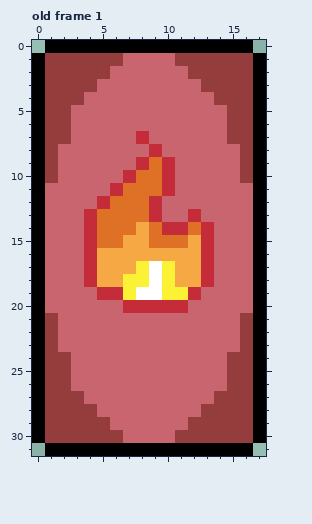
A pixel-art file gets an edit: Graphics/fire_card.aseprite. Above: the version before the commit.
18x32 pixels, 1 frame. Shown: old frame 1. The commit also changed other frames, which this record leaves out.
After the commit:
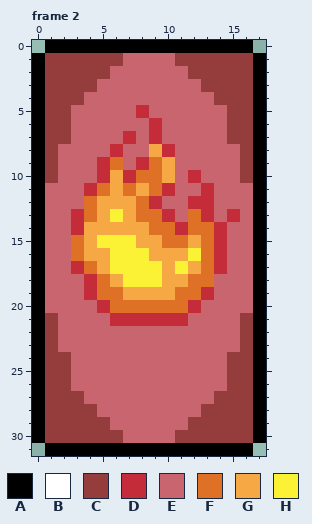
Palette (. is transparent): A #000000  B #ffffff  C #953c3c  D #c42c39  E #c8656e  F #df7126  G #f6a845  H #fbf236
A new or re-ordered frame is compared with the old frame closest to it.
Change:
frames 1 -> 3
layer "Layer 2" added
--- frame 2 is new; against old frame 1, layers "Layer 2", "Layer 1"
@@ x 0..17 @@
  4 ACCCEEEEEEEEEECCCA
- 5 ACCEEEEEEEEEEEECCA
- 6 ACCEEEEEEEEEEEECCA
- 7 ACCEEEEEDEEEEEECCA
- 8 ACEEEEEEEDEEEEEECA
- 9 ACEEEEEEDFDEEEEECA
-10 ACEEEEEDFFDEEEEECA
-11 AEEEEEDFFFDEEEEEEA
-12 AEEEEDFFFDEEEEEEEA
-13 AEEEDFFFFDEEDEEEEA
-14 AEEEDFFFGFDDFDEEEA
-15 AEEEDFFGGFFFGDEEEA
-16 AEEEDGGGGGGGGDEEEA
-17 AEEEDGGGHBHGGDEEEA
-18 AEEEDGGHHBHGGDEEEA
-19 AEEEEDDHBBHHDEEEEA
-20 AEEEEEEDDDDDEEEEEA
-21 ACEEEEEEEEEEEEEECA
+ 5 ACCEEEEEDEEEEEECCA
+ 6 ACCEEEEEEDEEEEECCA
+ 7 ACCEEEEDEDEEEEECCA
+ 8 ACEEEEDEEGDEEEEECA
+ 9 ACEEEDFEDFGEEEEECA
+10 ACEEEDGDFFGEDEEECA
+11 AEEEDFGFGFDEEDEEEA
+12 AEEEFGGGFDEEDDEEEA
+13 AEEDFGHGFFDEFDEDEA
+14 AEEDGGGGGFFDFFDEEA
+15 AEEFGHHHGGFFGFDEEA
+16 AEEFGGHHHGGGHFDEEA
+17 AEEDFGHHHHGHGFDEEA
+18 AEEEDFGHHHGGFFEEEA
+19 AEEEDFFGGGGFFDEEEA
+20 AEEEEDFFFFFFDEEEEA
+21 ACEEEEDDDDDDEEEECA
 22 ACEEEEEEEEEEEEEECA
